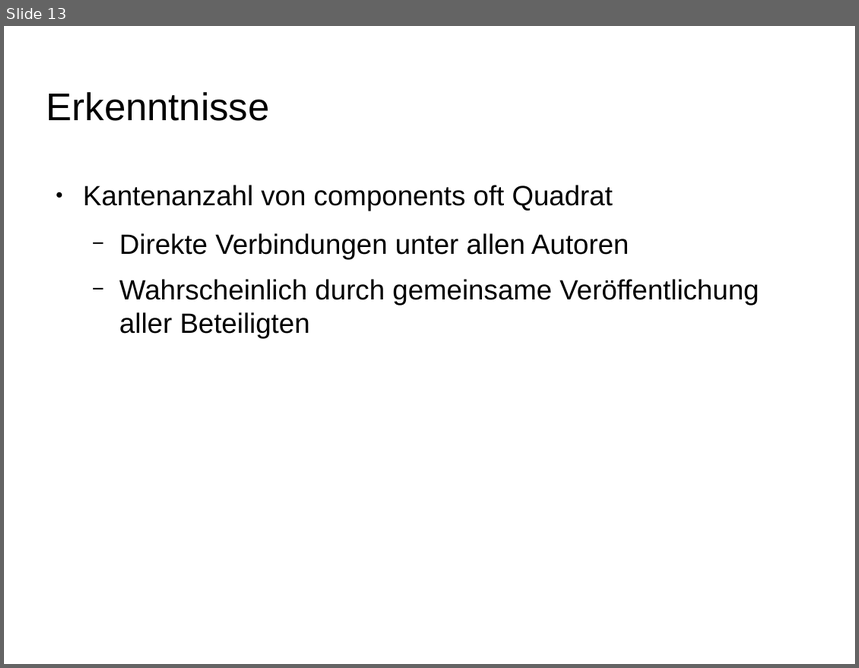
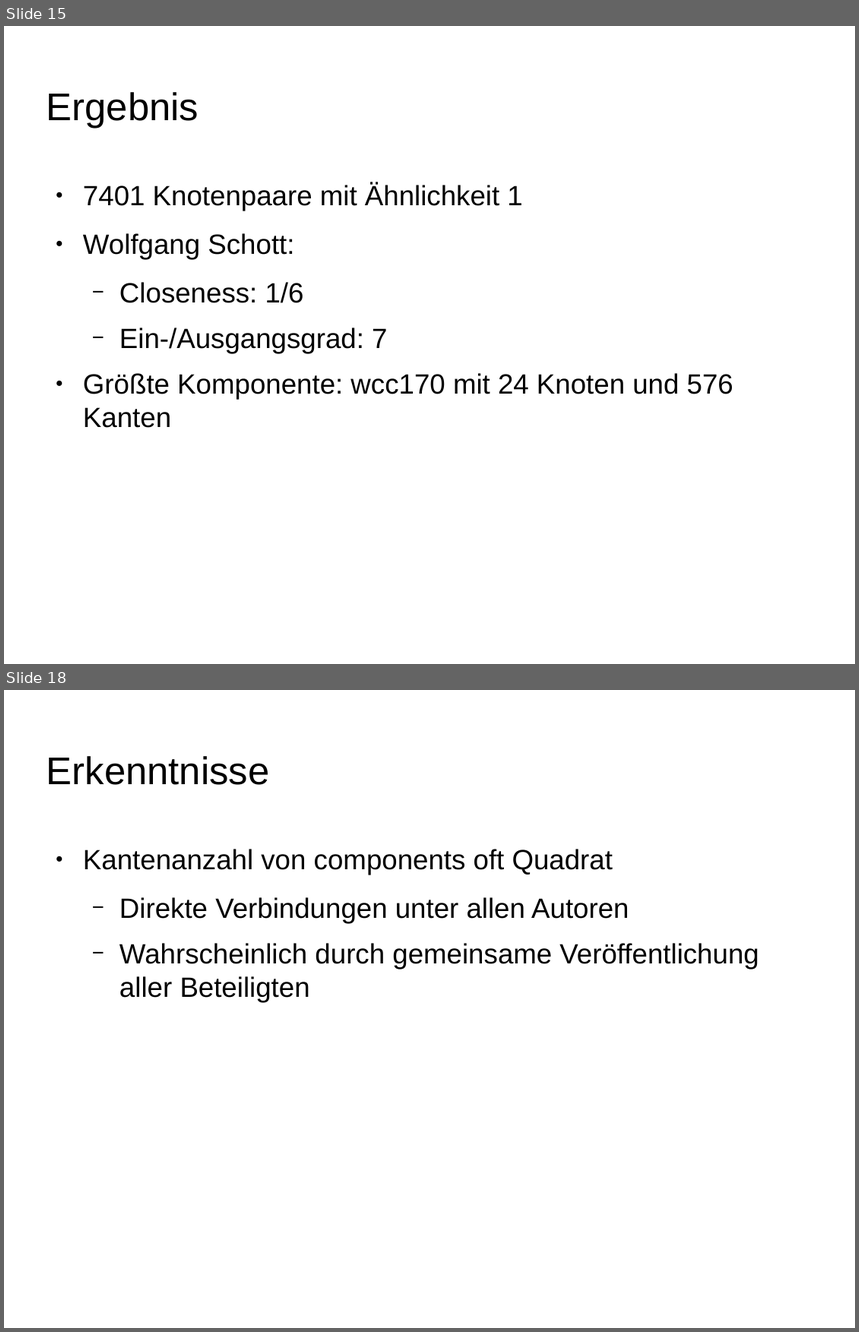
Before and after one commit to ScaDS/dblp-graphulo, a slide deck: doc/testat2.odp. Shown one above the other, each under a label of ours: slide 13 before the commit, slides 15 and 18 after it; the slides between them are not shown. The pictures are 859x668 and 859x1332 pixels, drawn with LibreOffice and Linux fonts; fonts in the diff are those of the drawing; background and template pictures are left out. Boxes give left, top, right and bottom in pixels: in the first picture for what was removed or moved away, otherwise in the second. Text is boxed around its words. In the diff, an @@ line names an element or a change of style, - is before the commit and + after.

```diff
--- a/doc/testat2.odp
+++ b/doc/testat2.odp
@@ slide 15 added at <box>4,26,855,664</box>, background picture (left out) @@
@@ title added at <box>47,92,199,128</box>, 36 pt, text #000000 @@
+Ergebnis
@@ text added at <box>83,183,734,428</box>, 26 pt, text #000000 @@
+● 7401 Knotenpaare mit Ähnlichkeit 1
+● Wolfgang Schott:
+  − Closeness: 1/6
+  − Ein-/Ausgangsgrad: 7
+● Größte Komponente: wcc170 mit 24 Knoten und 576 Kanten
@@ what was slide 13 is now slide 18 @@
```
Also in this commit, not shown: 5 slides changed, 6 other slides added, 1 slide removed, 6 other files.
